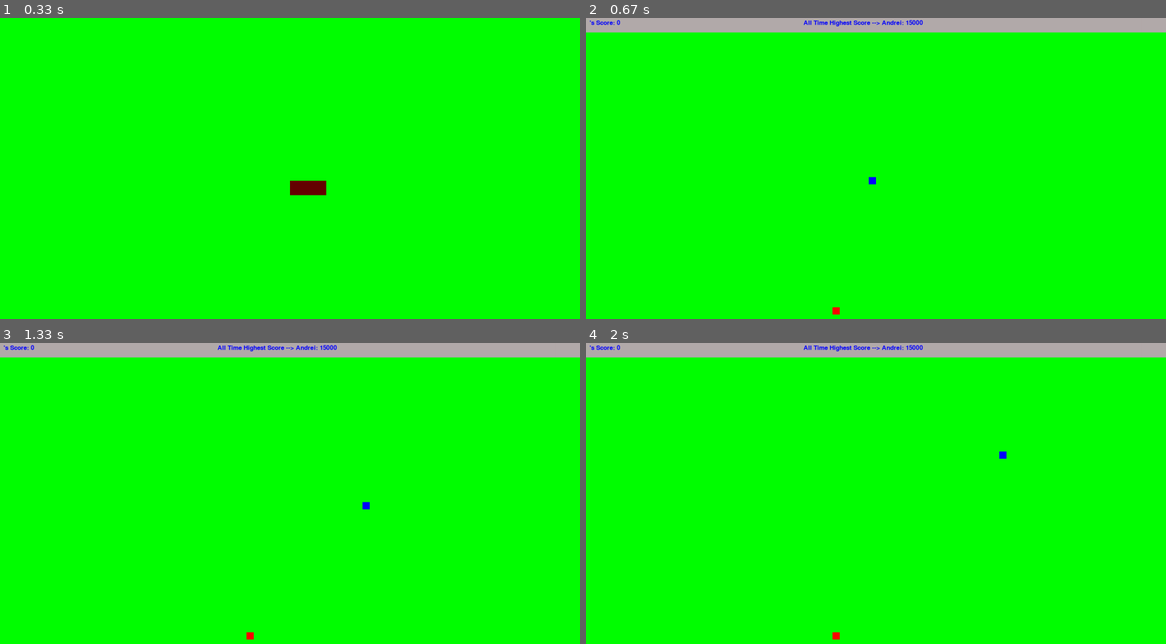
Above: before the commit, frames 1-4 (two rows, left to right).
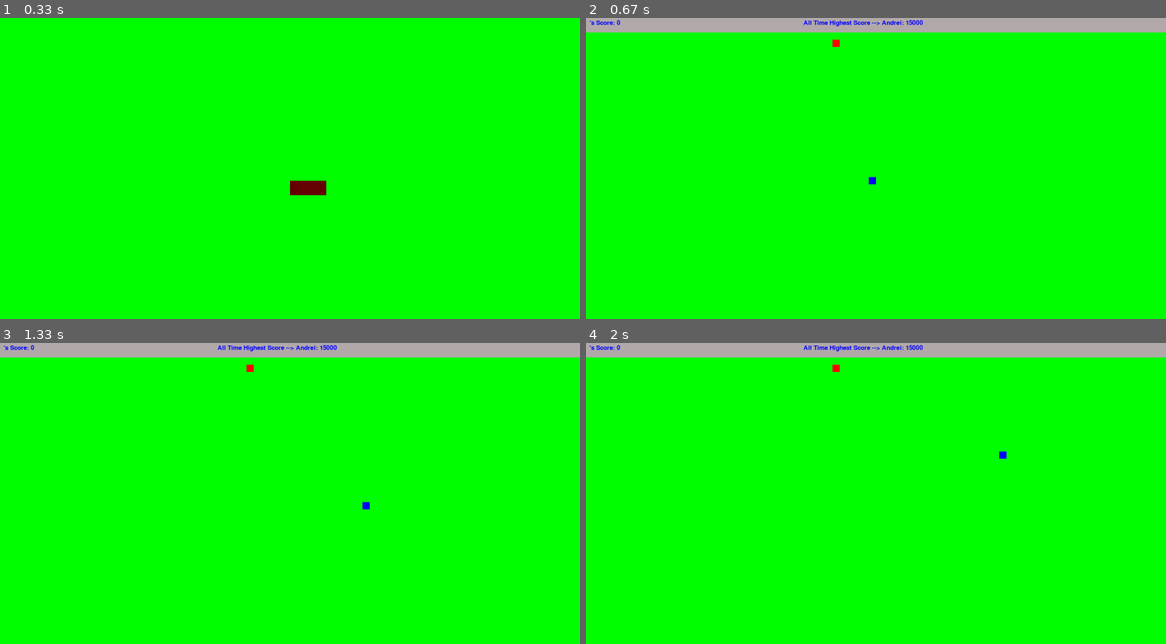
Above: after the commit, the same moments.

Repository: xAdrianCx/PYGAME---SNAKE
Game: pygame game, started from main.py
The game is run twice, just before and just after one commit, with the same random seed, the same clock (stepped at 60 frames per second) and the same inputs.
Inputs:
- Up to frame 1 (0.33 s): no input
- Up to frame 2 (0.67 s): tap Enter at 0.33 s
- Up to frame 3 (1.33 s): hold Right 0.67-1.13 s
- Up to frame 4 (2 s): hold Up 1.33-1.63 s; hold Right from 1.67 s (still down)

Frame 1 is identical in both runs. In frame 2, less than 0.1% of the frame differs, in the area x 42-44%, y 7-99%; in frame 3, less than 0.1%; in frame 4, less than 0.1%.

Commit message:
Reworked snake movement and bait spawn locations. It should work properly now.

Diff:
--- a/bait.py
+++ b/bait.py
@@ -13,10 +13,11 @@
         self.rect = pygame.Rect(0, 0, self.gs.bait_size, self.gs.bait_size)
         self.update(sb)
 
+
     def update(self, sb):
         """Update the position of the bait."""
-        self.rect.x = random.randint(0, (self.screen_rect.right - self.gs.bait_size) / self.gs.bait_size) * self.gs.bait_size
-        self.rect.y = random.randint(sb.rect_background.bottom, (self.screen_rect.bottom - self.gs.bait_size) / self.gs.bait_size) * self.gs.bait_size
+        self.rect.right = random.randint(1, (self.screen_rect.right / self.gs.bait_size)) * self.gs.bait_size
+        self.rect.top = random.randint(sb.rect_background.bottom / 20, (self.screen_rect.bottom - self.gs.bait_size) / self.gs.bait_size) * self.gs.bait_size
 
     def draw_bait(self):
         """Draw the bait to the screen."""
--- a/game_functions.py
+++ b/game_functions.py
@@ -50,8 +50,5 @@
         bait.draw_bait()
         snake.draw_snake()
         snake.update(sb)
-        print(f"Y: {bait.rect.centery}")
-        print(f"X: {bait.rect.centerx}")
-
         clock.tick(gs.game_speed)
         pygame.display.flip()
